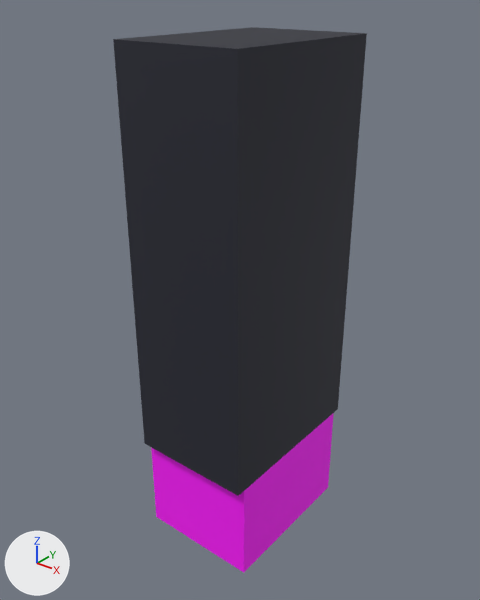
An edit to the OBJ model Resources/runner_arm/runner_arm.obj, drawn before and after from the same camera.
Both versions are drawn from a 50 mm lens placed at (0.204, -0.26, 0.055), pointed at (-0.003, 0.0, -0.106). Every picture has the same lights, and +X, +Y and +Z are marked at lower left. The first picture is the older version. Where no turn or scale is listed for an object, it has been applied to the vertices. Vertices at exactly the same position are counted once.

In view in the first picture: 'runner_arm'.
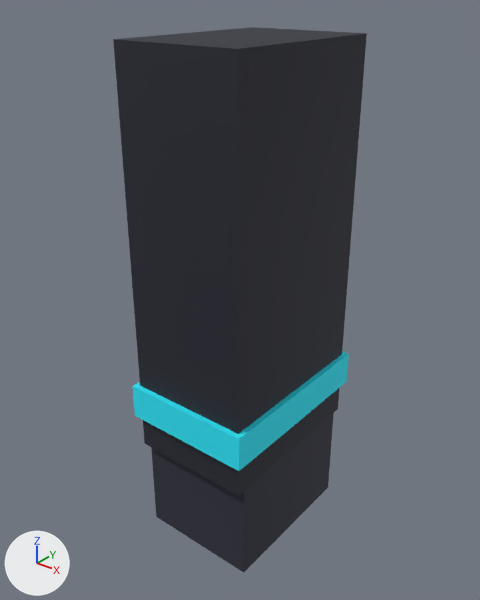
What differs and where, as boxes (x1, y1, x2, y2) in the pictures (480 x 600 px):
part 1 of me_runner_arm, added (cyan)
    after: (132, 351, 349, 471)
part 2 of me_runner_arm, surface changed (pink to black)
    both: (151, 413, 334, 573)

Diff of the bpy script that builds the scene:
```diff
--- a/Resources/runner_arm/runner_arm.obj.py
+++ b/Resources/runner_arm/runner_arm.obj.py
@@ me_runner_arm @@
 # used by ob_runner_arm; location = (0.0, 0.0, 0.0)
-me_runner_arm.from_pydata(...)  # 16 vertices, 24 faces; spans x -0.035..0.035, y -0.05..0.05, z -0.25..0.03
+me_runner_arm.from_pydata(...)  # 24 vertices, 36 faces; spans x -0.038..0.038, y -0.053..0.053, z -0.25..0.03
+# me_runner_arm part 1: a new loose piece, a box spanning x -0.038..0.038, y -0.053..0.053, z -0.17..-0.15, in mat_runner_arm (picture img_runner_arm_png)
+# me_runner_arm part 2: 12 kept faces spanning x -0.035..0.035, y -0.045..0.045, z -0.25..-0.19 get new texture (UV) coordinates
 me_runner_arm.materials.append(mat_runner_arm)
```
